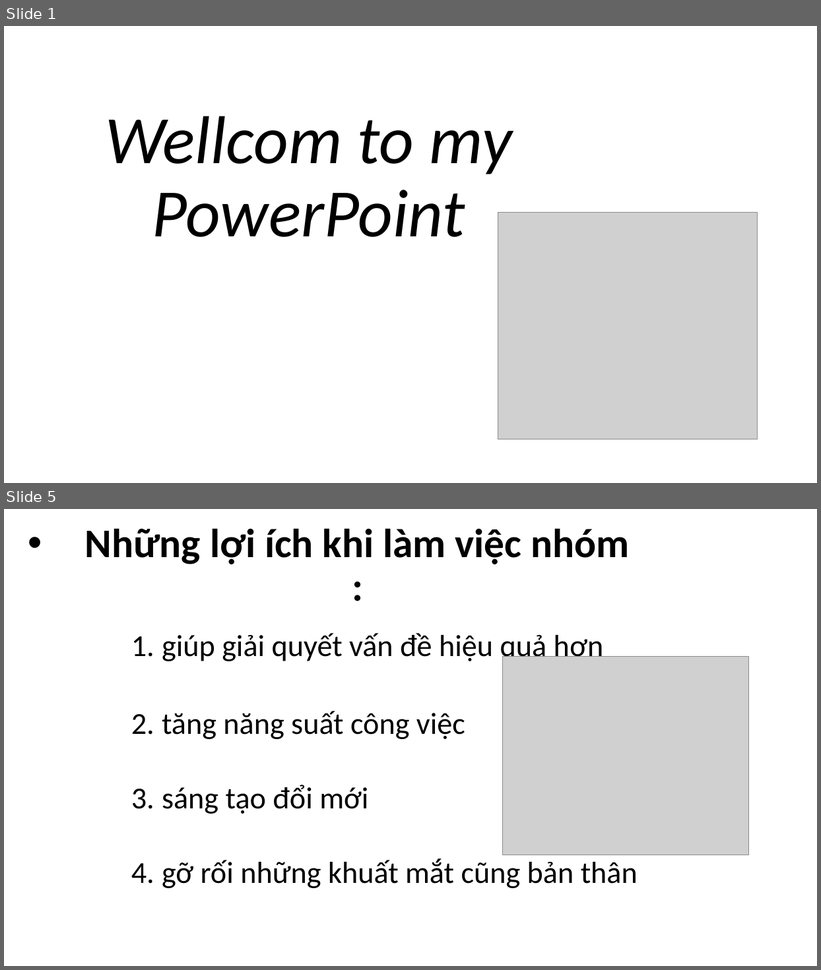
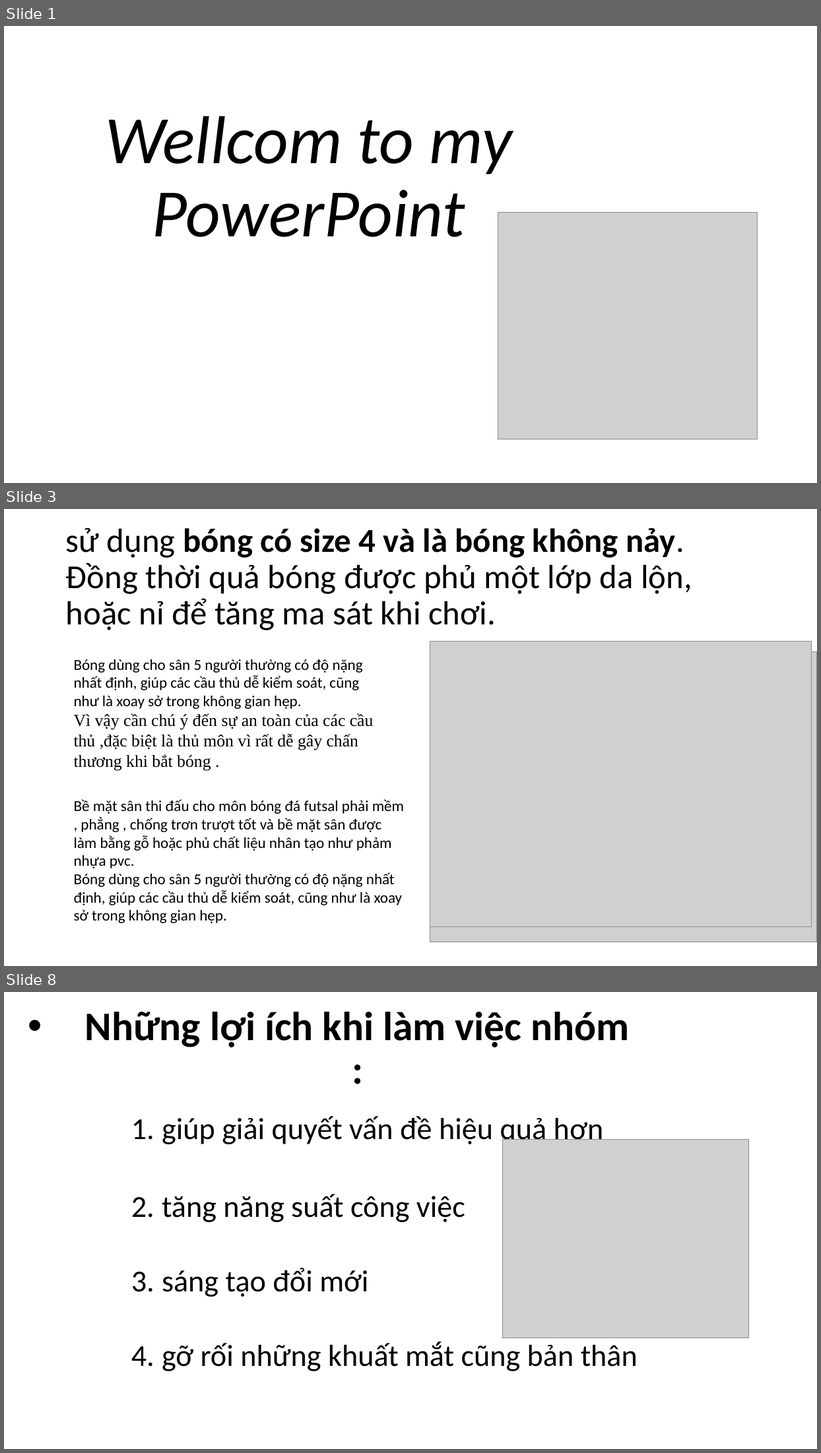
Before and after one commit to tranviethuy2199/my-new-program, a slide deck: ss5_html_table/Wellcom to my PowerPoint.pptx. Shown one above the other, each under a label of ours: slides 1 and 5 before the commit, slides 1, 3 and 8 after it; the slides between them are not shown. The pictures are 821x970 and 821x1453 pixels, drawn with LibreOffice and Linux fonts; fonts in the diff are those of the drawing; grey boxes stand for pictures. Boxes give left, top, right and bottom in pixels: in the first picture for what was removed or moved away, otherwise in the second. Text is boxed around its words. In the diff, an @@ line names an element or a change of style, - is before the commit and + after.

```diff
--- a/ss5_html_table/Wellcom to my PowerPoint.pptx
+++ b/ss5_html_table/Wellcom to my PowerPoint.pptx
@@ slide 3 added at bbox=[4, 509, 817, 966], background #FFFFFF @@
@@ title added at bbox=[66, 527, 692, 630], 39.6 pt, text #000000 @@
+sử dụng bóng có size 4 và là bóng không nảy. Đồng thời quả bóng được phủ một lớp da lộn, hoặc nỉ để tăng ma sát khi chơi.
@@ picture added at bbox=[430, 642, 812, 927] @@
@@ text added at bbox=[74, 659, 374, 771], 18 pt, text #000000 @@
+Bóng dùng cho sân 5 người thường có độ nặng nhất định, giúp các cầu thủ dễ kiểm soát, cũng như là xoay sở trong không gian hẹp.
+Vì vậy cần chú ý đến sự an toàn của các cầu thủ ,đặc biệt là thủ môn vì rất dễ gây chấn thương khi bắt bóng .
@@ picture added at bbox=[430, 652, 817, 942] @@
@@ text added at bbox=[74, 799, 404, 923], 18 pt, text #000000 @@
+Bề mặt sân thi đấu cho môn bóng đá futsal phải mềm , phẳng , chống trơn trượt tốt và bề mặt sân được làm bằng gỗ hoặc phủ chất liệu nhân tạo như phảm nhựa pvc.
+Bóng dùng cho sân 5 người thường có độ nặng nhất định, giúp các cầu thủ dễ kiểm soát, cũng như là xoay sở trong không gian hẹp.
@@ what was slide 5 is now slide 8 @@
```
Also in this commit, not shown: 3 slides changed, 2 other slides added, 54 other files.
